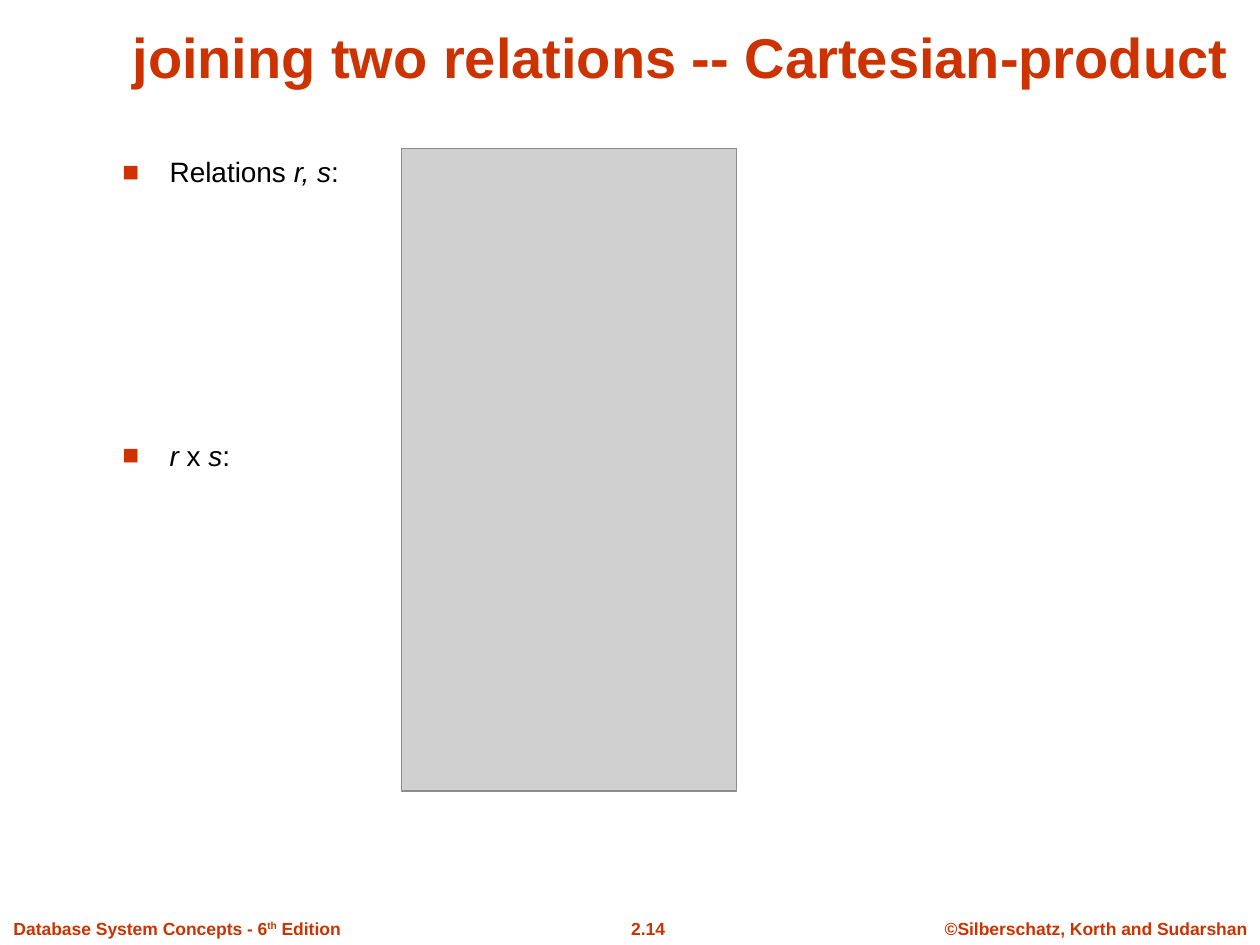
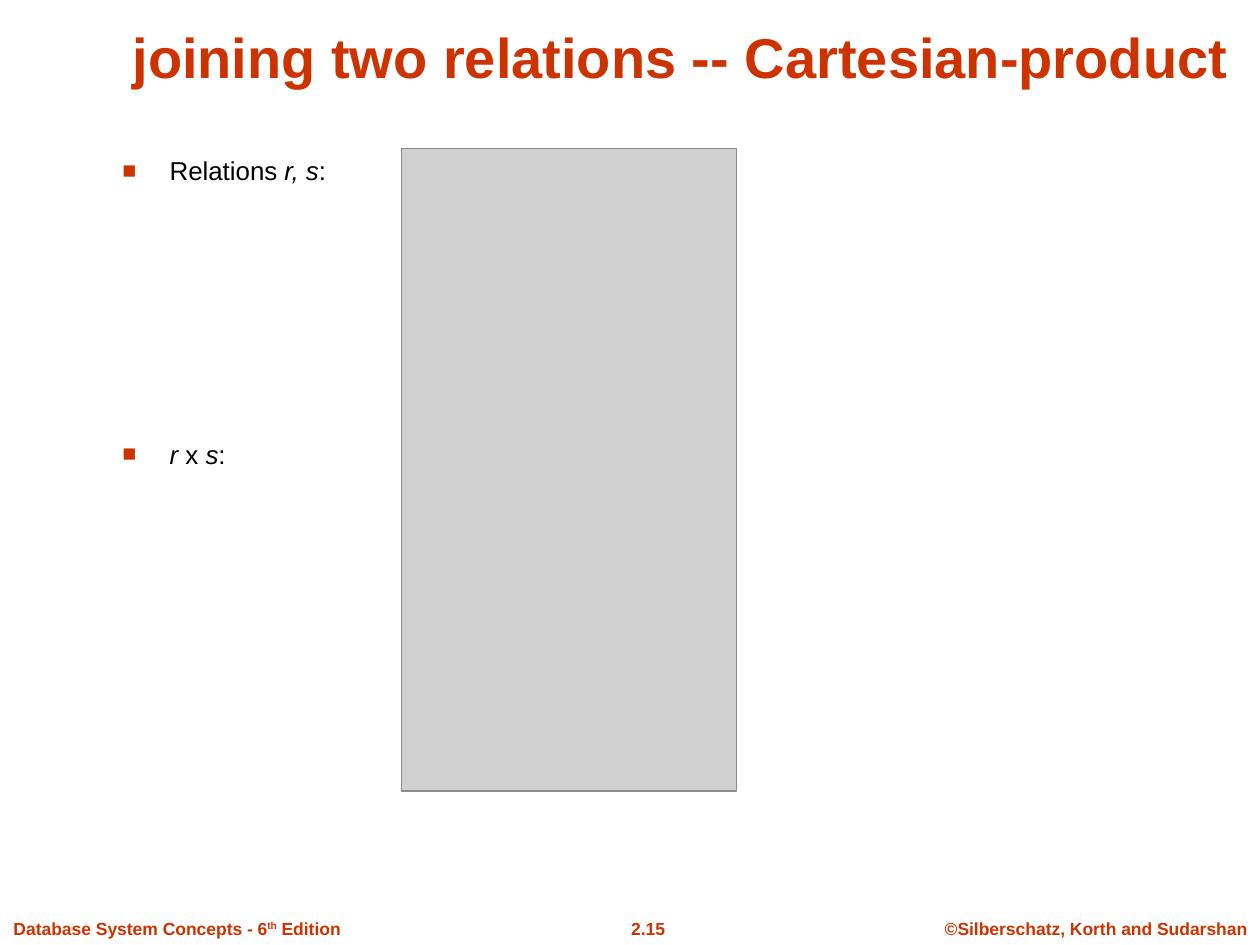
Before and after one commit to atu-se/atu.innomadic.com, a slide deck: slide 15 of courses/db/lectures/ch2.ppt (slide 14 before the commit). Drawn at 1260x945 pixels with LibreOffice and Linux fonts; fonts in the diff are those of the drawing; grey boxes stand for pictures; background and template pictures are left out. Boxes give left, top, right and bottom in pixels: in the first picture for what was removed or moved away, otherwise in the second. Text is boxed around its words. In the diff, an @@ line names an element or a change of style, - is before the commit and + after.

```diff
--- a/courses/db/lectures/ch2.ppt
+++ b/courses/db/lectures/ch2.ppt
@@ text "Relations r, s:" at [170, 161, 326, 184]: size 16 to 14.8 pt @@
@@ text "r x s:" at [170, 450, 226, 465]: size 16 to 14.8 pt @@
@@ page number at [631, 922, 665, 935]: text changed @@
-2.14
+2.15
```
Also in this commit, not shown: 3 other slides changed, 1 slide added, 9 other files.
